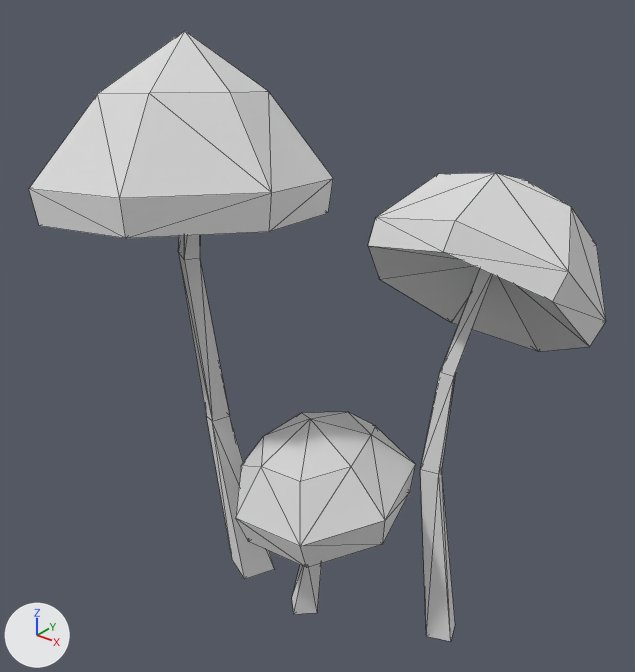
Two versions of the glTF model models/ultimate-pack/low-poly-10/m/nature-mushroom-toadstool-green.glb, one commit apart.
Rendered twice from a camera (50 mm lens) standing at (0.712, -0.884, 1.037) and looking at (-0.032, 0.045, 0.461). The lights are fixed; the arrows at lower left show +X, +Y and +Z. The older version comes first. Mesh edges are drawn as thin lines. Where no turn or scale is listed for an object, it has been applied to the vertices.

Before the edit, the objects in view are built like this:
```python
mat_12_brown = principled_material('12 BROWN')
mat_12_brown.base_color = (0.8, 0.8, 0.8)  # white #e7e7e7
mat_12_brown.metallic = 0.4
mat_12_brown.roughness = 1.0
mat_39_green_white = principled_material('39 GREEN-WHITE')
mat_39_green_white.base_color = (0.8, 0.8, 0.8)  # white #e7e7e7
mat_39_green_white.metallic = 0.4
mat_39_green_white.roughness = 1.0
me_mushroom_toadstool_green = bpy.data.meshes.new('mushroom-toadstool-green')
me_mushroom_toadstool_green.from_pydata(...)  # 113 vertices, 196 faces; spans x -0.406..0.321, y -0.248..0.327, z -0.002..0.891
# faces by material slot: [126, 70]
me_mushroom_toadstool_green.materials.append(mat_39_green_white)  # white #e7e7e7
me_mushroom_toadstool_green.materials.append(mat_12_brown)  # white #e7e7e7
ob_mushroom_toadstool_green = bpy.data.objects.new('mushroom-toadstool-green', me_mushroom_toadstool_green)
ob_mushroom_toadstool_green.location = (0.017, 0.0, 0.0)
```
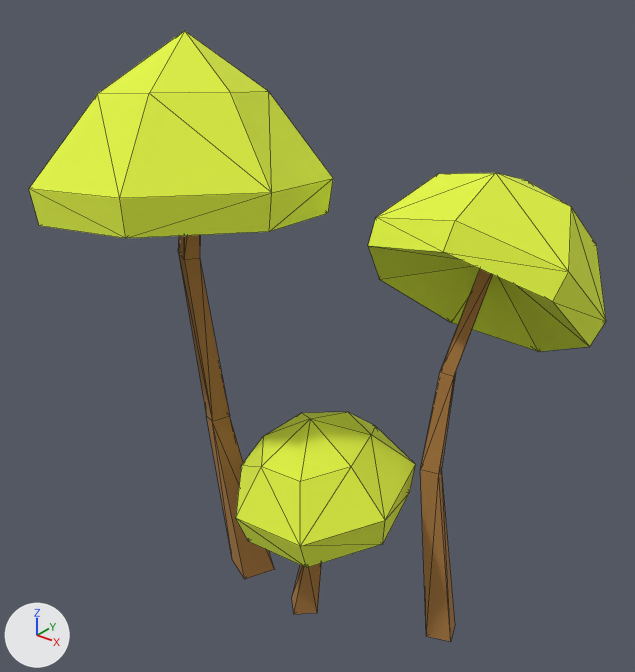
What differs and where, as boxes (x1, y1, x2, y2) in the pictures (635 x 672 px):
'mushroom-toadstool-green', recoloured (white to yellow)
    both: (29, 31, 606, 642)

The change, as a list of edits to the scene's bpy script:
```text
Change mat_39_green_white:
    mat_39_green_white.base_color: (0.8, 0.8, 0.8) -> (0.761, 0.913, 0.0545)  # white #e7e7e7 -> yellow #e2f542
Change mat_12_brown:
    mat_12_brown.base_color: (0.8, 0.8, 0.8) -> (0.392, 0.188, 0.0482)  # white #e7e7e7 -> brown #a8783e
```
